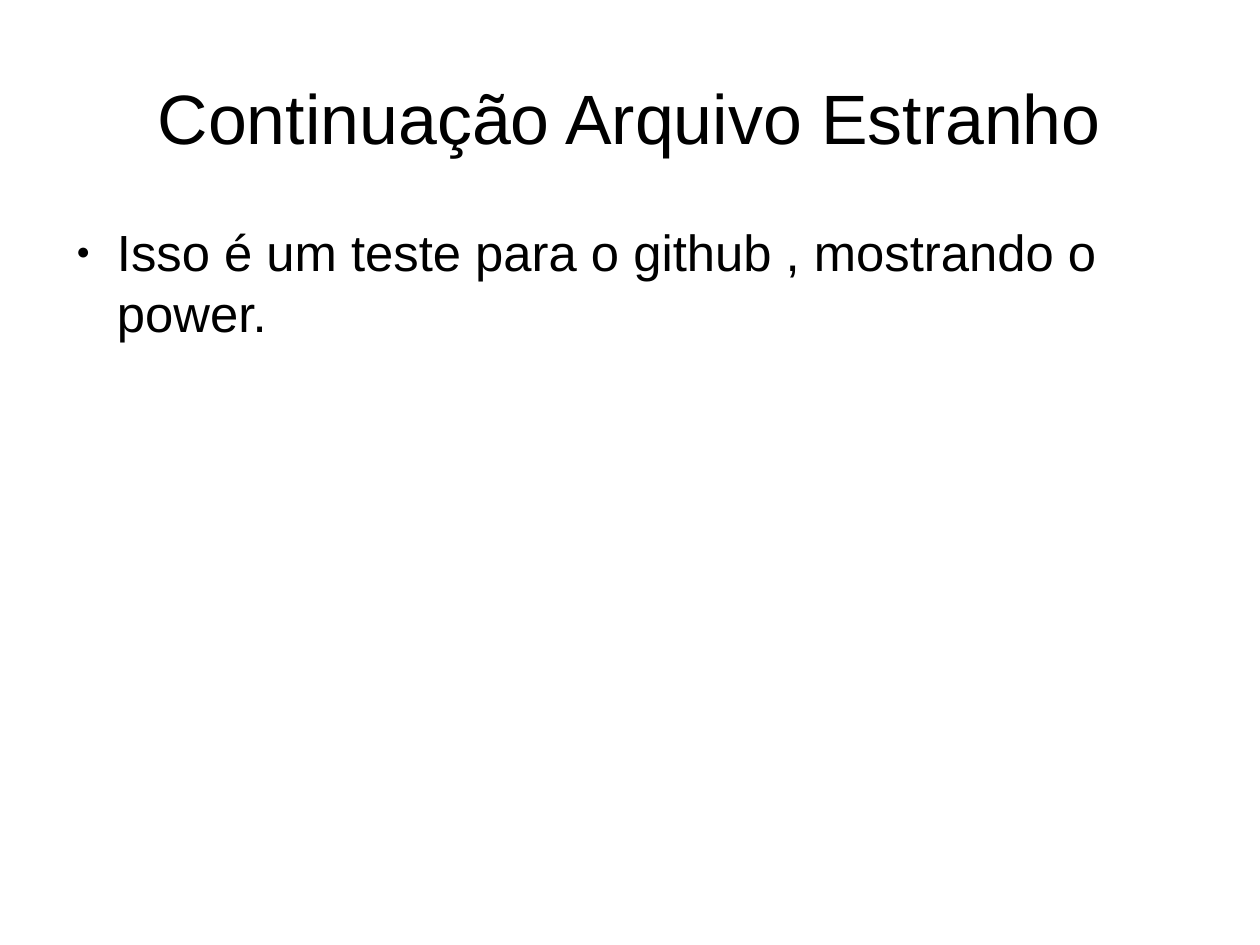
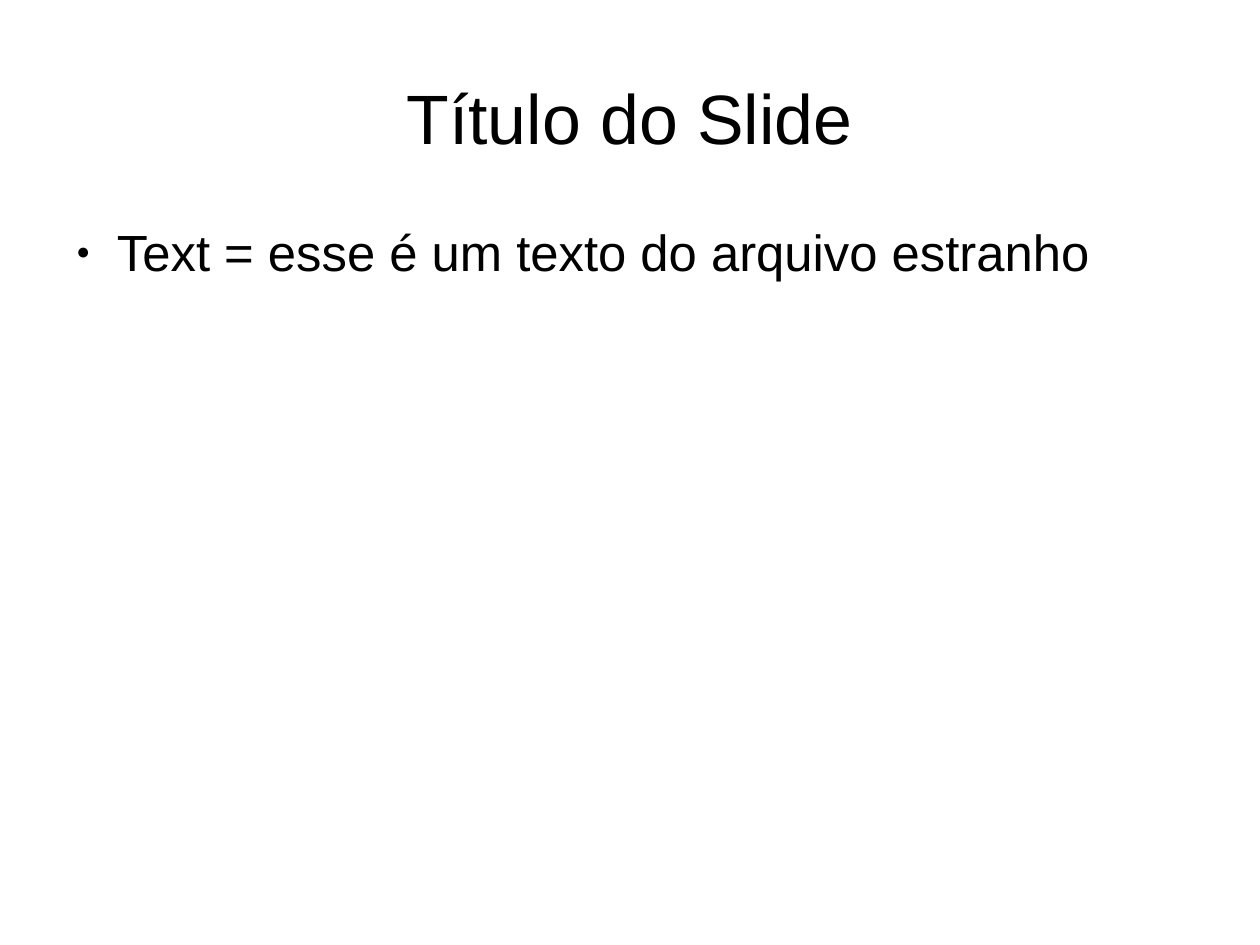
Before and after one commit to githubtutorial2017/tutorialgithub, a slide deck: slide 7 of arquivos_estranhos.odp. Drawn at 1260x945 pixels with LibreOffice and Linux fonts; fonts in the diff are those of the drawing. Boxes give left, top, right and bottom in pixels: in the first picture for what was removed or moved away, otherwise in the second. Text is boxed around its words. In the diff, an @@ line names an element or a change of style, - is before the commit and + after.

Commit message:
arquivos_estranhos.odp
Foi acrescentado um novo slide número 7

```diff
--- a/arquivos_estranhos.odp
+++ b/arquivos_estranhos.odp
@@ title at bbox=[406, 92, 852, 145]: text changed @@
-Continuação Arquivo Estranho
+Título do Slide
@@ text at bbox=[117, 233, 1090, 282]: text changed @@
-● Isso é um teste para o github , mostrando o power.
+● Text = esse é um texto do arquivo estranho
```
Also in this commit, not shown: 1 slide removed.
